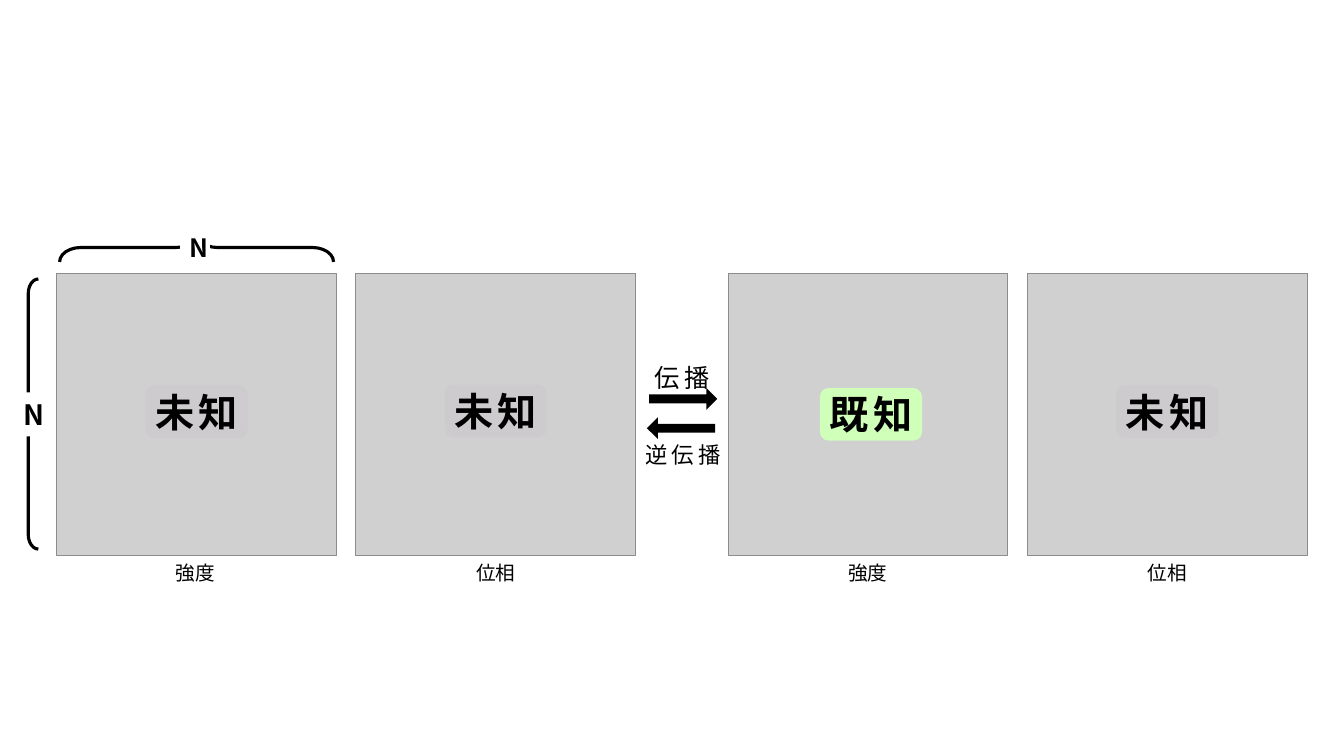
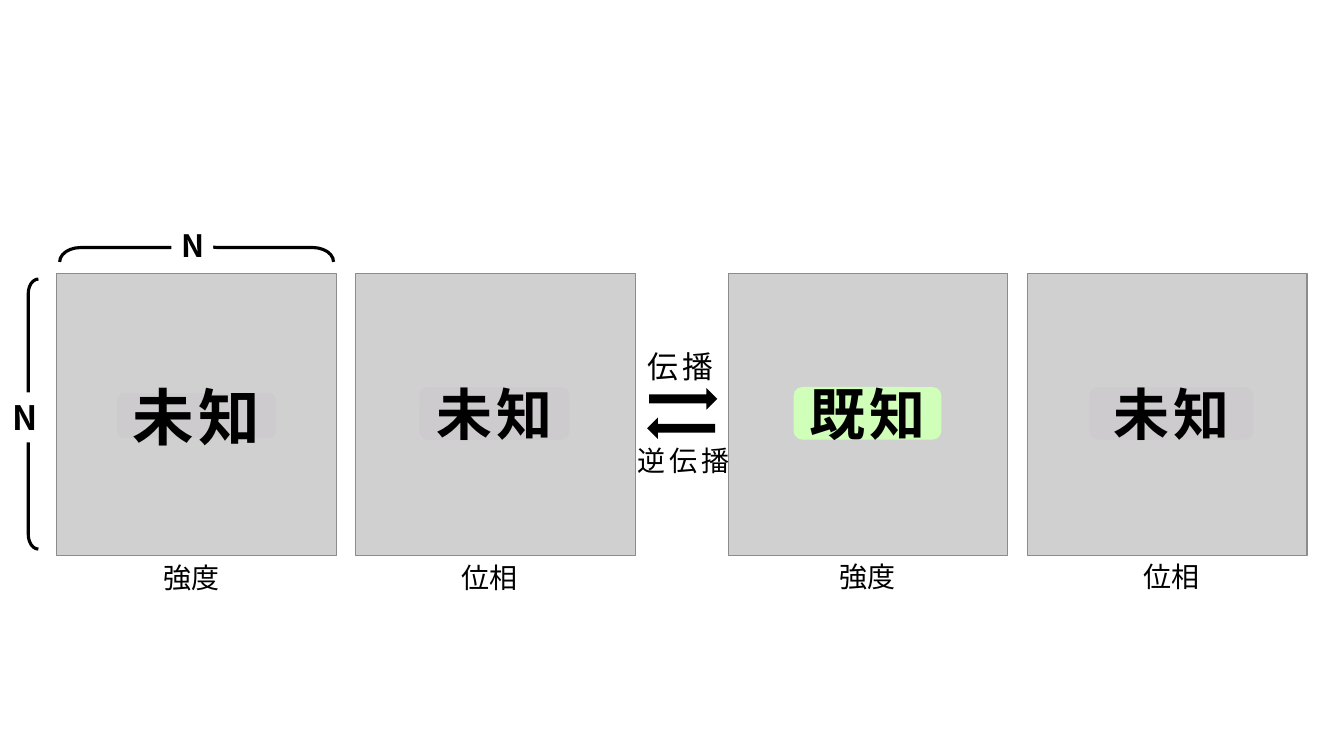
Before and after one commit to dieu-detruit/bachelor-thesis, a slide deck: slide 5 of illustration/illusts.pptx. Drawn at 1344x756 pixels with LibreOffice and Linux fonts; fonts in the diff are those of the drawing; grey boxes stand for pictures. Boxes give left, top, right and bottom in pixels: in the first picture for what was removed or moved away, otherwise in the second. Text is boxed around its words. In the diff, an @@ line names an element or a change of style, - is before the commit and + after.

```diff
--- a/illustration/illusts.pptx
+++ b/illustration/illusts.pptx
@@ left brace at (60, 233, 334, 263): outline #000000 2.25 pt to #000000 2.24 pt @@
@@ text "N" at (181, 234, 204, 257): size 18 to 22 pt @@
@@ text "N": place and size @@
-text "N" at (190, 238, 209, 257)
+text "N" at (181, 234, 204, 257)
@@ left brace at (18, 279, 38, 549): outline #000000 2.25 pt to #000000 2.24 pt @@
@@ text "伝播": place and size @@
-text "伝播" at (655, 366, 710, 393)
+text "伝播" at (647, 352, 713, 381)
@@ text "伝播" at (647, 352, 713, 381): size 18 to 22 pt @@
@@ rounded rectangle "未知": place and size @@
-rounded rectangle "未知" at (155, 393, 238, 431)
+rounded rectangle "未知" at (117, 393, 276, 438)
@@ rounded rectangle "未知" at (117, 393, 276, 438): size 28 to 44 pt @@
@@ text "未知": place and size @@
-text "未知" at (454, 392, 537, 430)
+text "未知" at (436, 387, 552, 440)
@@ text "未知" at (436, 387, 552, 440): size 28 to 40 pt @@
@@ rounded rectangle "既知": place and size @@
-rounded rectangle "既知" at (820, 388, 922, 441)
+rounded rectangle "既知" at (793, 387, 942, 440)
@@ rounded rectangle "既知" at (793, 387, 942, 440): size 28 to 40 pt; proportions changed @@
@@ text "未知" at (1113, 387, 1229, 440): size 28 to 40 pt @@
@@ text "未知": place and size @@
-text "未知" at (1126, 393, 1209, 431)
+text "未知" at (1113, 387, 1229, 440)
@@ text "N": place and size @@
-text "N" at (23, 404, 44, 425)
+text "N" at (12, 405, 37, 430)
@@ text "N" at (12, 405, 37, 430): size 20 to 24 pt @@
@@ text "逆伝播" at (637, 443, 729, 479): size 16 to 20 pt @@
@@ text "強度": place and size @@
-text "強度" at (176, 563, 215, 582)
+text "強度" at (164, 564, 220, 591)
@@ text "位相": place and size @@
-text "位相" at (476, 563, 515, 582)
+text "位相" at (462, 564, 518, 591)
@@ size 14 to 20 pt in 4 elements at (462, 564, 518, 591), (164, 564, 220, 591), (1144, 563, 1200, 590), (840, 563, 896, 590) @@
@@ text "強度": place and size @@
-text "強度" at (848, 563, 887, 582)
+text "強度" at (840, 563, 896, 590)
```
Also in this commit, not shown: 14 other slides changed, 8 other files.
